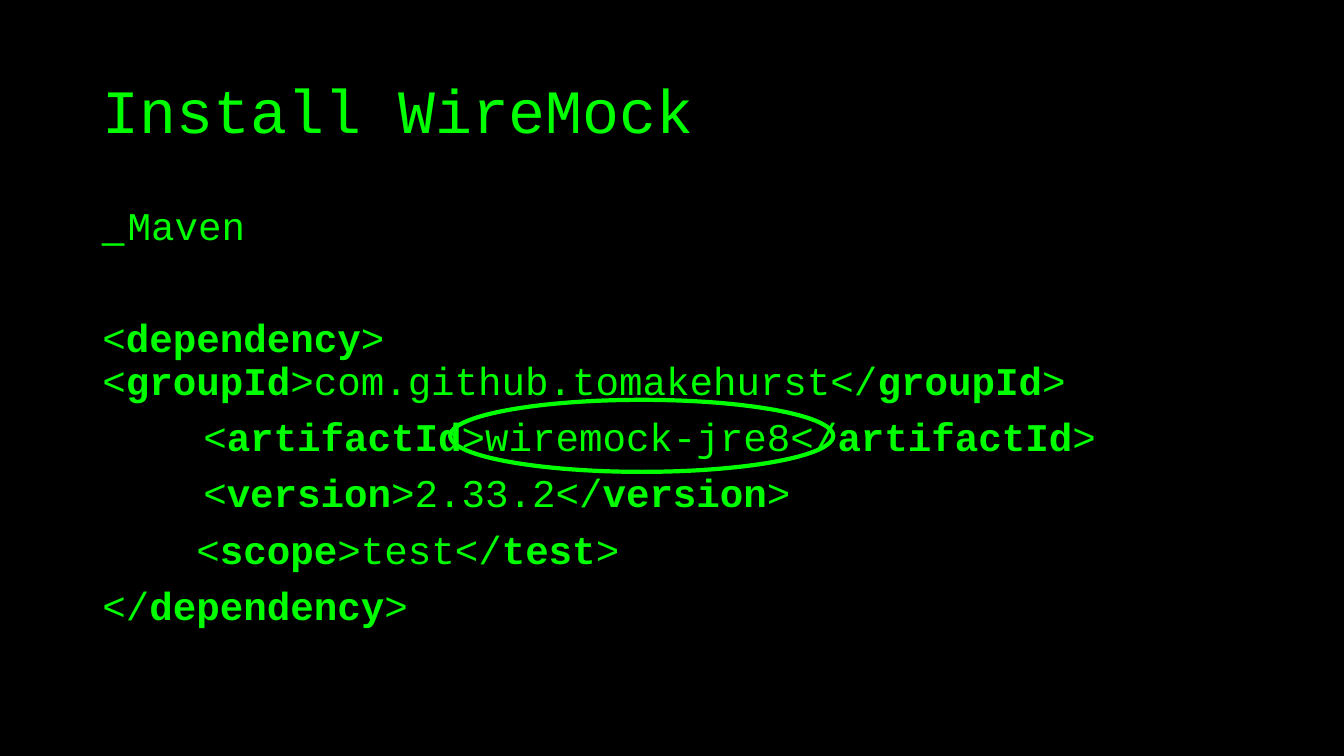
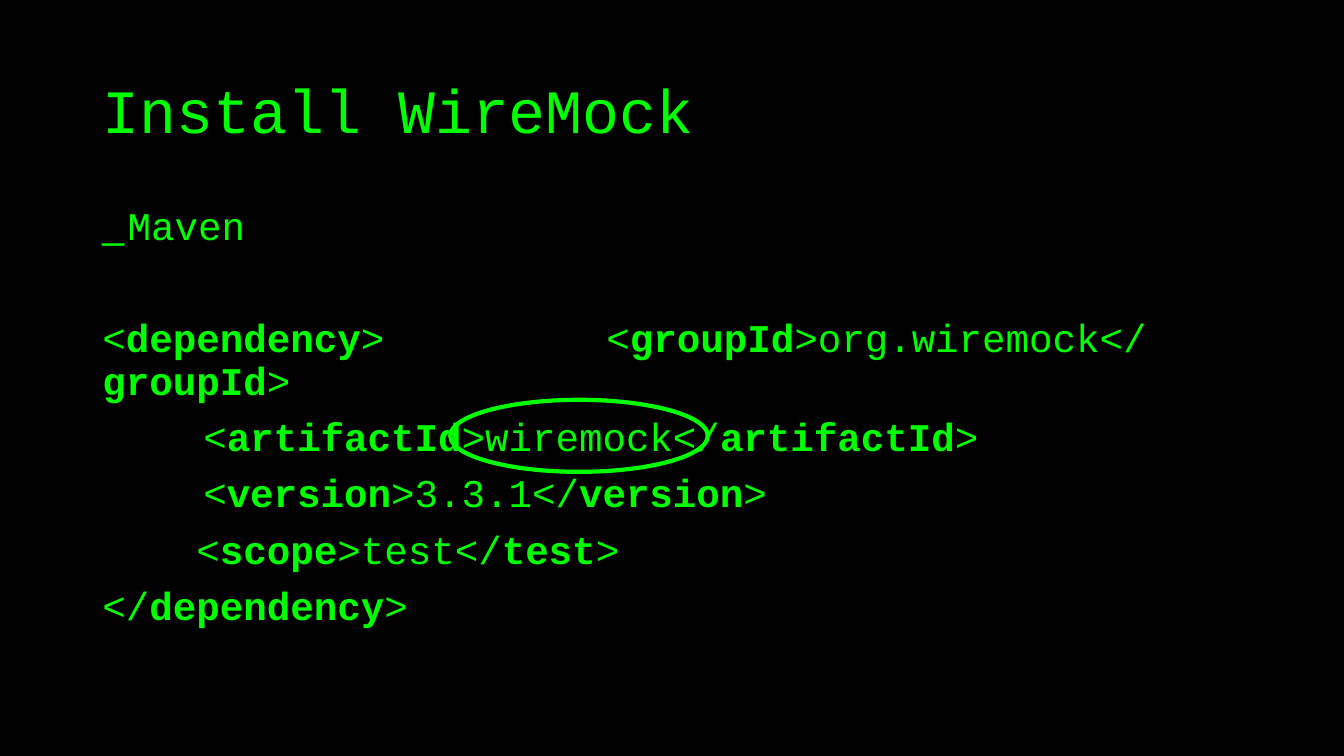
Before and after one commit to basdijkstra/wiremock-workshop, a slide deck: slide 18 of wiremock_workshop.pptx. Drawn at 1344x756 pixels with LibreOffice and Linux fonts; fonts in the diff are those of the drawing. Boxes give left, top, right and bottom in pixels: in the first picture for what was removed or moved away, otherwise in the second. Text is boxed around its words. In the diff, an @@ line names an element or a change of style, - is before the commit and + after.

```diff
--- a/wiremock_workshop.pptx
+++ b/wiremock_workshop.pptx
@@ text at (x1=102, y1=324, x2=1146, y2=508): text changed; bold on @@
-<dependency> <groupId>com.github.tomakehurst</groupId>
-<artifactId>wiremock-jre8</artifactId>
-<version>2.33.2</version>
+<dependency> <groupId>org.wiremock</groupId>
+<artifactId>wiremock</artifactId>
+<version>3.3.1</version>
@@ ellipse resized from (x1=451, y1=400, x2=834, y2=472) to (x1=451, y1=400, x2=709, y2=472) @@
```
Also in this commit, not shown: 25 other slides changed, 1 slide added, 7 slides removed, 2 other files.
